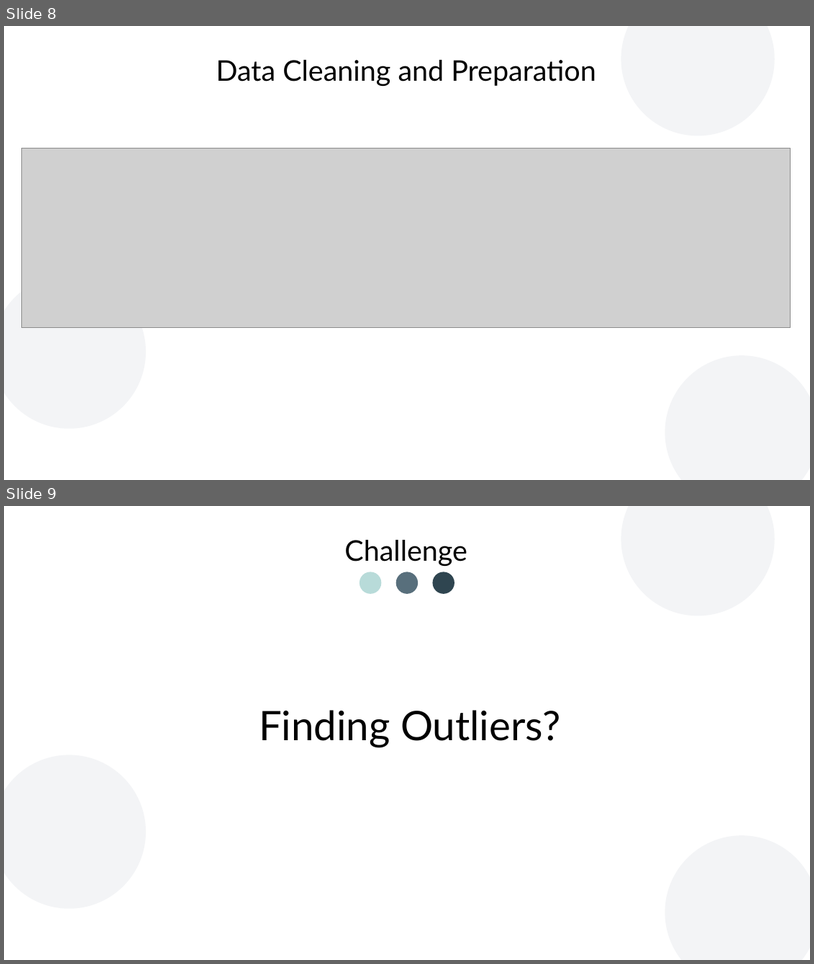
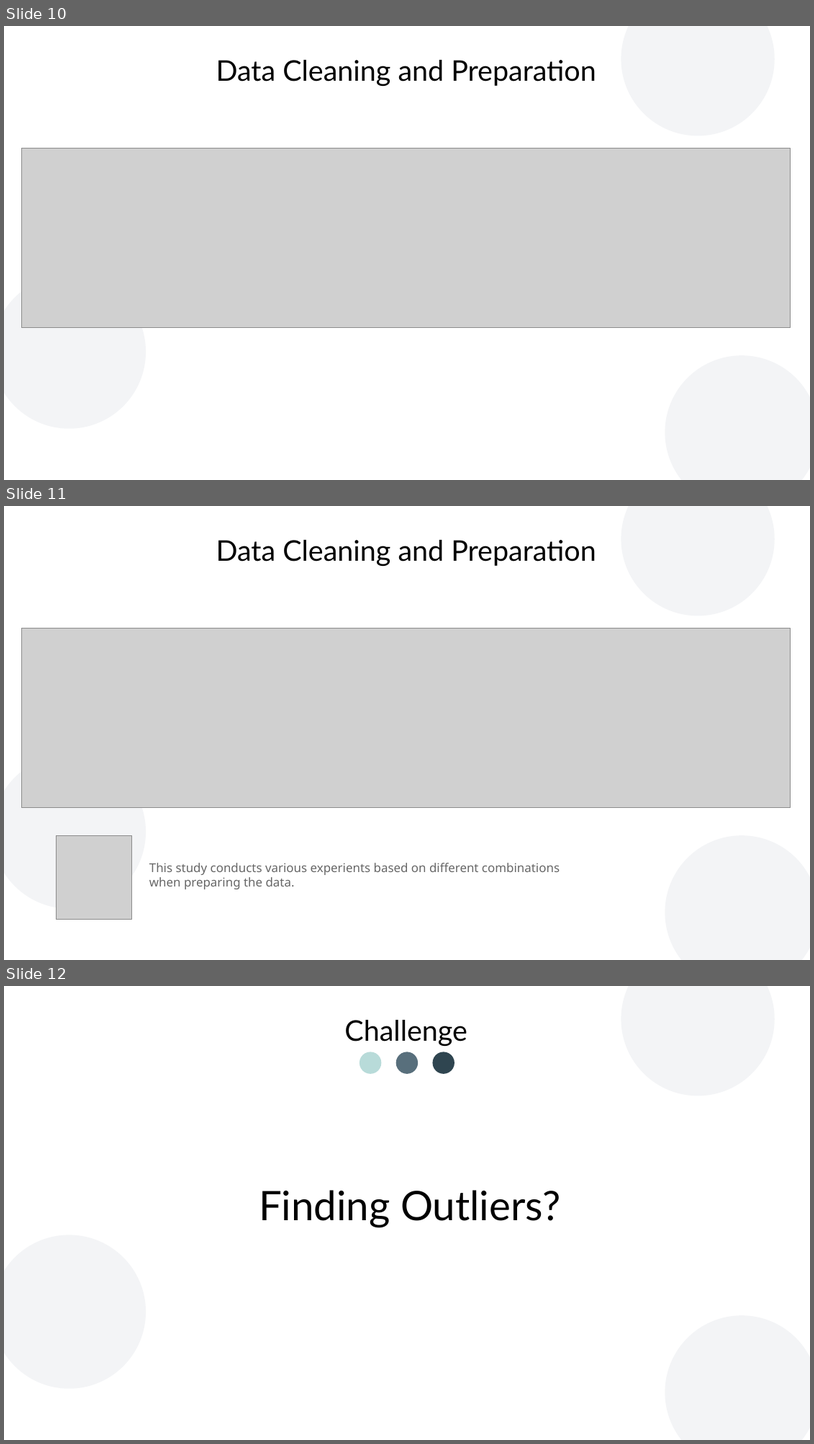
Before and after one commit to quickheaven/scs-3253-machine-learning, a slide deck: documentation/Detection and categorization of malicious URLs.odp. Shown one above the other, each under a label of ours: slides 8 and 9 before the commit, slides 10, 11 and 12 after it. The pictures are 814x964 and 814x1444 pixels, drawn with LibreOffice and Linux fonts; fonts in the diff are those of the drawing; grey boxes stand for pictures; background and template pictures are left out. Boxes give left, top, right and bottom in pixels: in the first picture for what was removed or moved away, otherwise in the second. Text is boxed around its words. In the diff, an @@ line names an element or a change of style, - is before the commit and + after.

```diff
--- a/documentation/Detection and categorization of malicious URLs.odp
+++ b/documentation/Detection and categorization of malicious URLs.odp
@@ slide 11 added at [4,506,810,960], background #FFFFFF; not listed: 3 template elements that a slide beside it also shows @@
@@ text added at [216,540,597,566], 28 pt, text #000000 @@
+Data Cleaning and Preparation
@@ picture added at [21,628,791,808] @@
@@ picture added at [57,835,132,919] @@
@@ text added at [149,862,560,889], 12 pt, text #666666 @@
+This study conducts various experients based on different combinations when preparing the data.
@@ what was slide 8 is now slide 10 @@
@@ what was slide 9 is now slide 12 @@
```
Also in this commit, not shown: 2 slides changed, 2 other slides added.
